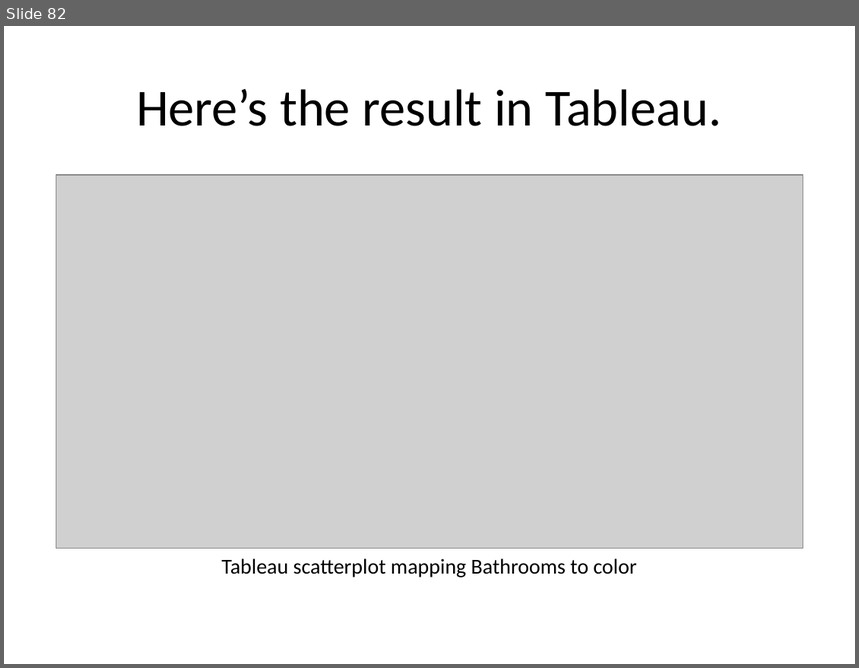
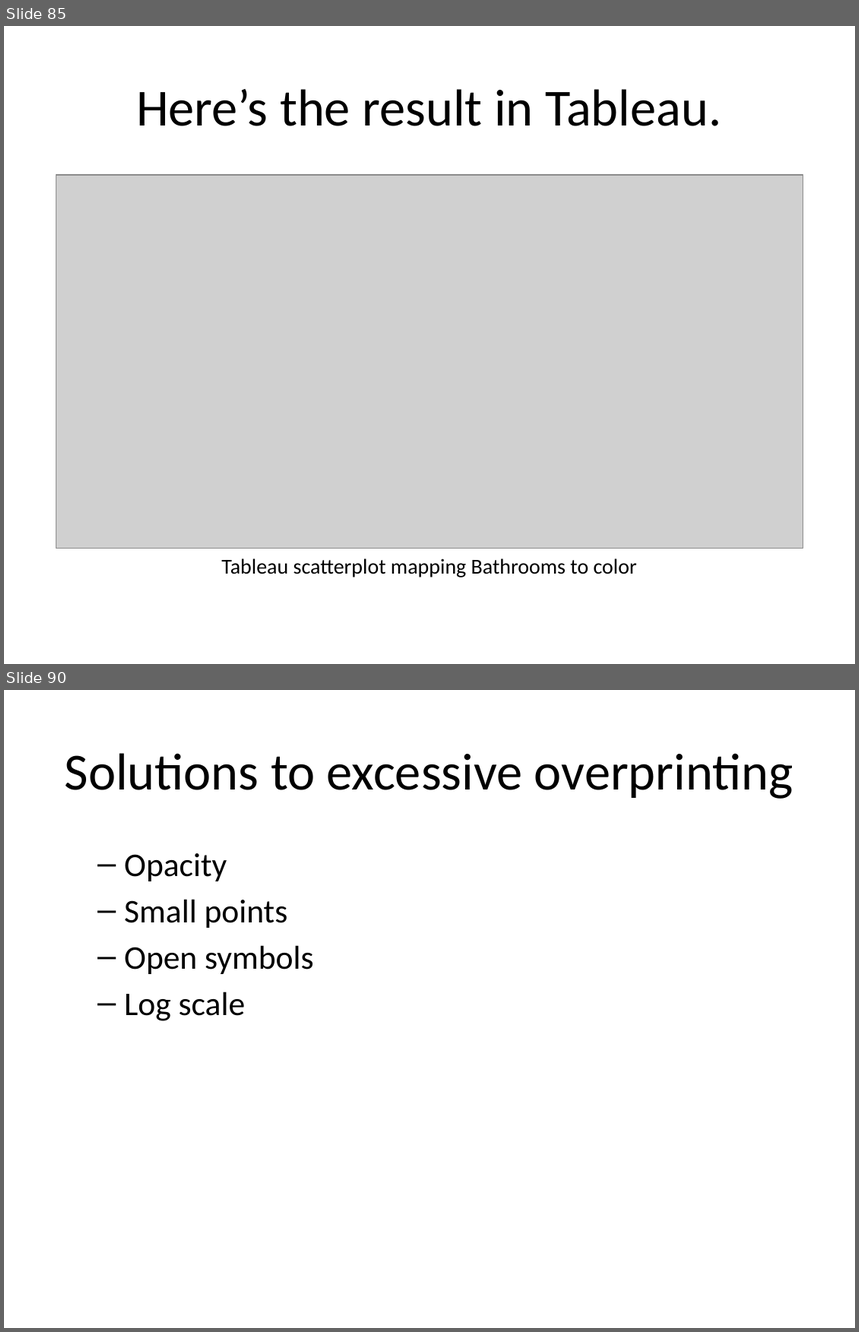
Before and after one commit to pmean/data-visualization, a slide deck: data-viz-01/src/complete-lecture.pptx. Shown one above the other, each under a label of ours: slide 82 before the commit, slides 85 and 90 after it; the slides between them are not shown. The pictures are 859x668 and 859x1332 pixels, drawn with LibreOffice and Linux fonts; fonts in the diff are those of the drawing; grey boxes stand for pictures. Boxes give left, top, right and bottom in pixels: in the first picture for what was removed or moved away, otherwise in the second. Text is boxed around its words. In the diff, an @@ line names an element or a change of style, - is before the commit and + after.

```diff
--- a/data-viz-01/src/complete-lecture.pptx
+++ b/data-viz-01/src/complete-lecture.pptx
@@ slide 90 added at (x1=4, y1=690, x2=855, y2=1328), background #FFFFFF @@
@@ title added at (x1=65, y1=753, x2=794, y2=799), 44 pt, text #000000 @@
+Solutions to excessive overprinting
@@ text added at (x1=124, y1=853, x2=314, y2=1021), 28 pt, text #000000 @@
+  – Opacity
+  – Small points
+  – Open symbols
+  – Log scale
@@ what was slide 82 is now slide 85 @@
```
Also in this commit, not shown: 5 slides changed, 22 other slides added, 25 other files.
